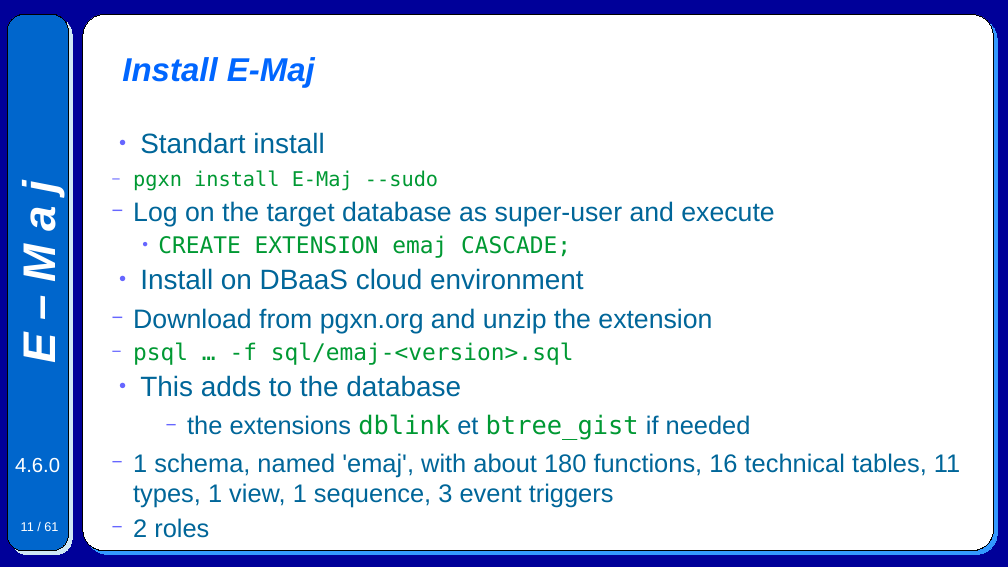
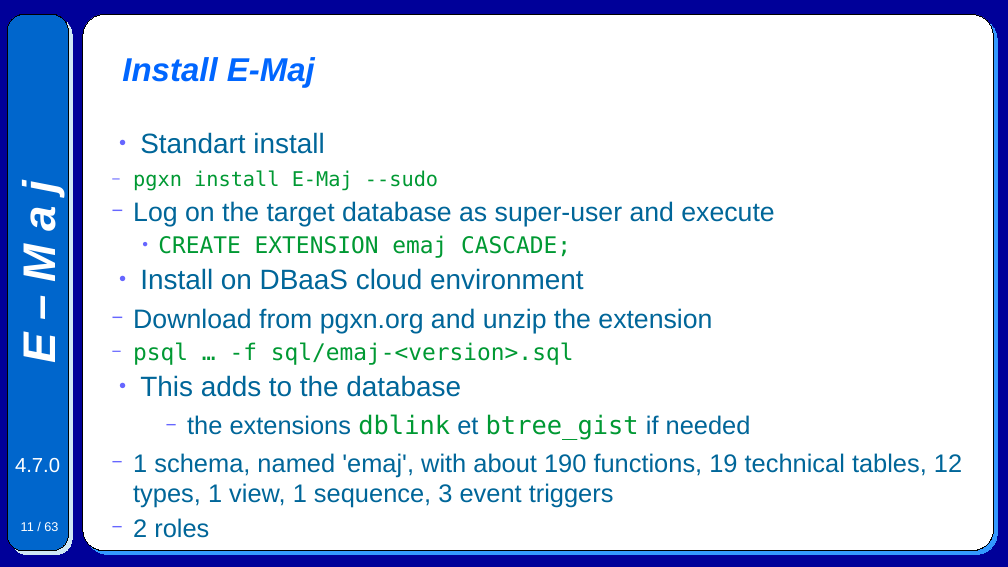
Before and after one commit to beaud76/emaj_doc, a slide deck: slide 11 of Emaj.devel_pres_en.odp. Drawn at 1008x567 pixels with LibreOffice and Linux fonts; fonts in the diff are those of the drawing. Boxes give left, top, right and bottom in pixels: in the first picture for what was removed or moved away, otherwise in the second. Text is boxed around its words. In the diff, an @@ line names an element or a change of style, - is before the commit and + after.

```diff
--- a/Emaj.devel_pres_en.odp
+++ b/Emaj.devel_pres_en.odp
@@ text at bbox=[15, 458, 60, 473]: text changed @@
-4.6.0
+4.7.0
@@ text at bbox=[133, 453, 962, 508]: text changed @@
-  − 1 schema, named 'emaj', with about 180 functions, 16 technical tables, 11 types, 1 view, 1 sequence, 3 event triggers
+  − 1 schema, named 'emaj', with about 190 functions, 19 technical tables, 12 types, 1 view, 1 sequence, 3 event triggers
@@ page number at bbox=[21, 522, 58, 531]: text changed @@
-11 / 61
+11 / 63
```
Also in this commit, not shown: 56 other slides changed, 2 slides added, 24 other files.
